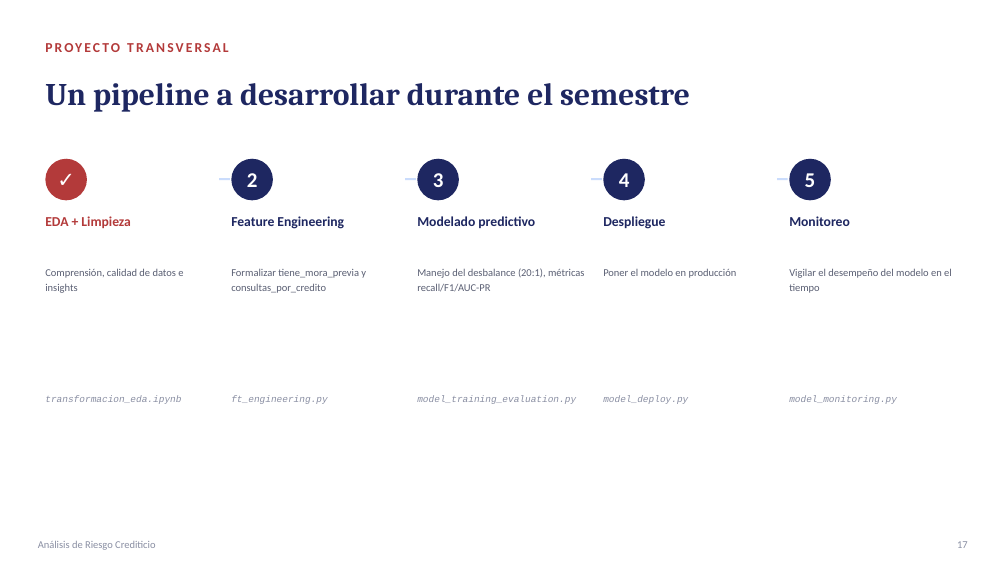
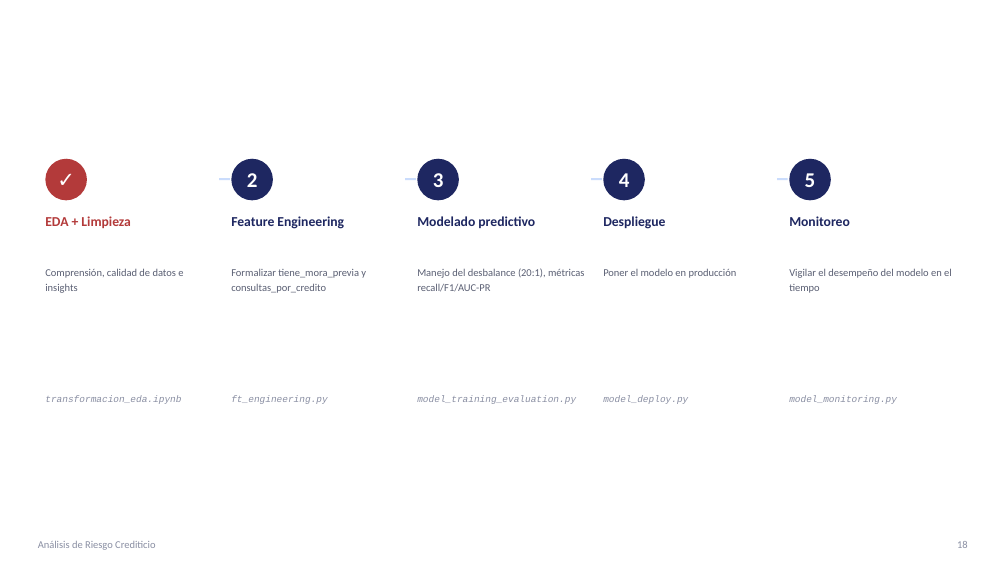
Before and after one commit to papiarcacamilo/MLOPS_CURSE, a slide deck: slide 18 of PRESENTACION.pptx (slide 17 before the commit). Drawn at 1008x567 pixels with LibreOffice and Linux fonts; fonts in the diff are those of the drawing. Boxes give left, top, right and bottom in pixels: in the first picture for what was removed or moved away, otherwise in the second. Text is boxed around its words. In the diff, an @@ line names an element or a change of style, - is before the commit and + after.

```diff
--- a/PRESENTACION.pptx
+++ b/PRESENTACION.pptx
@@ text removed at <box>127,43,228,52</box> @@
-PROYECTO TRANSVERSAL
@@ text removed at <box>45,83,690,112</box> @@
-Un pipeline a desarrollar durante el semestre
@@ text at <box>957,541,968,548</box>: text changed @@
-17
+18
```
Also in this commit, not shown: 16 other slides changed, 1 slide added, 2 other files.
